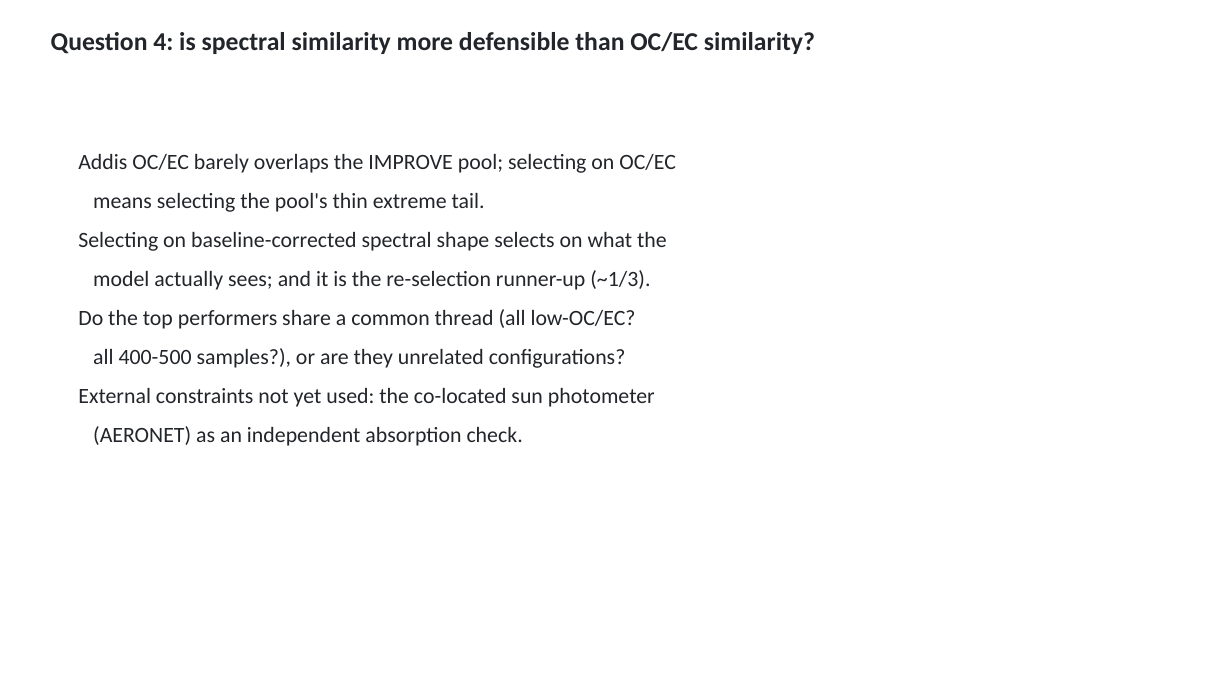
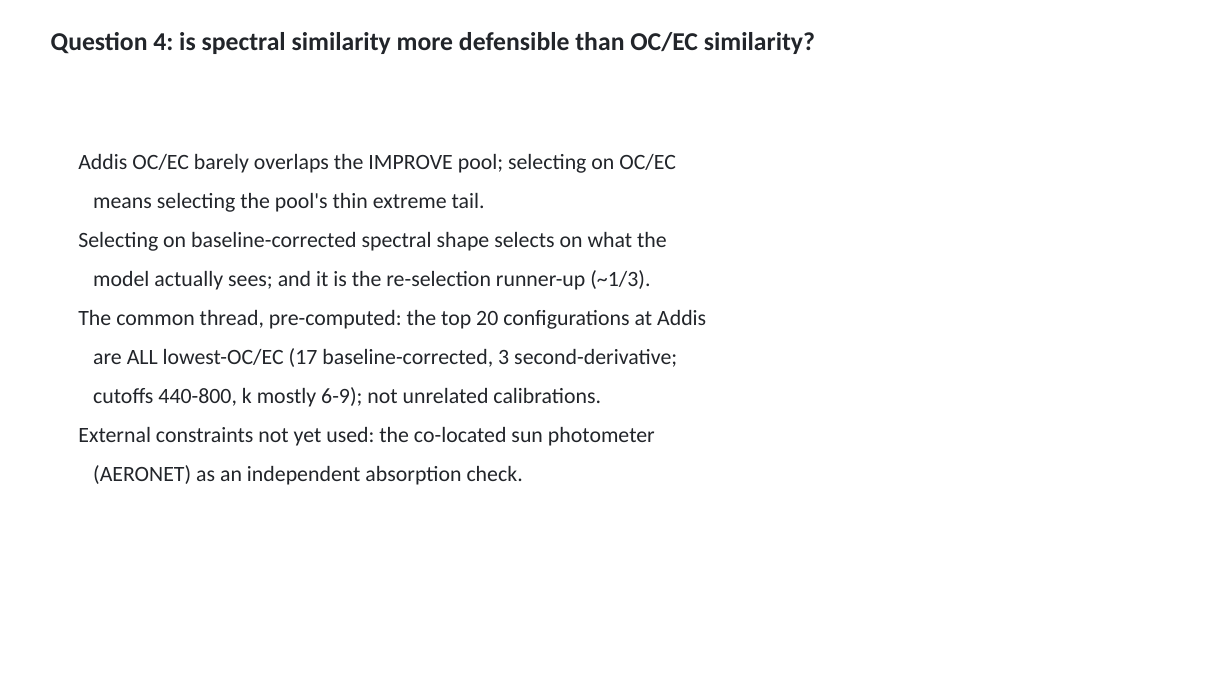
Before and after one commit to ahzs645/aethmodular, a slide deck: slide 27 of deliverables/ftir_group_2026-08-27/ftir_group_2026-08-27.pptx. Drawn at 1232x693 pixels with LibreOffice and Linux fonts; fonts in the diff are those of the drawing. Boxes give left, top, right and bottom in pixels: in the first picture for what was removed or moved away, otherwise in the second. Text is boxed around its words. In the diff, an @@ line names an element or a change of style, - is before the commit and + after.

```diff
--- a/deliverables/ftir_group_2026-08-27/ftir_group_2026-08-27.pptx
+++ b/deliverables/ftir_group_2026-08-27/ftir_group_2026-08-27.pptx
@@ text at box(78, 310, 706, 407): text changed @@
-Do the top performers share a common thread (all low-OC/EC?
-all 400-500 samples?), or are they unrelated configurations?
+The common thread, pre-computed: the top 20 configurations at Addis
+are ALL lowest-OC/EC (17 baseline-corrected, 3 second-derivative;
+cutoffs 440-800, k mostly 6-9); not unrelated calibrations.
```
Also in this commit, not shown: 1 other slide changed, 8 other files.
